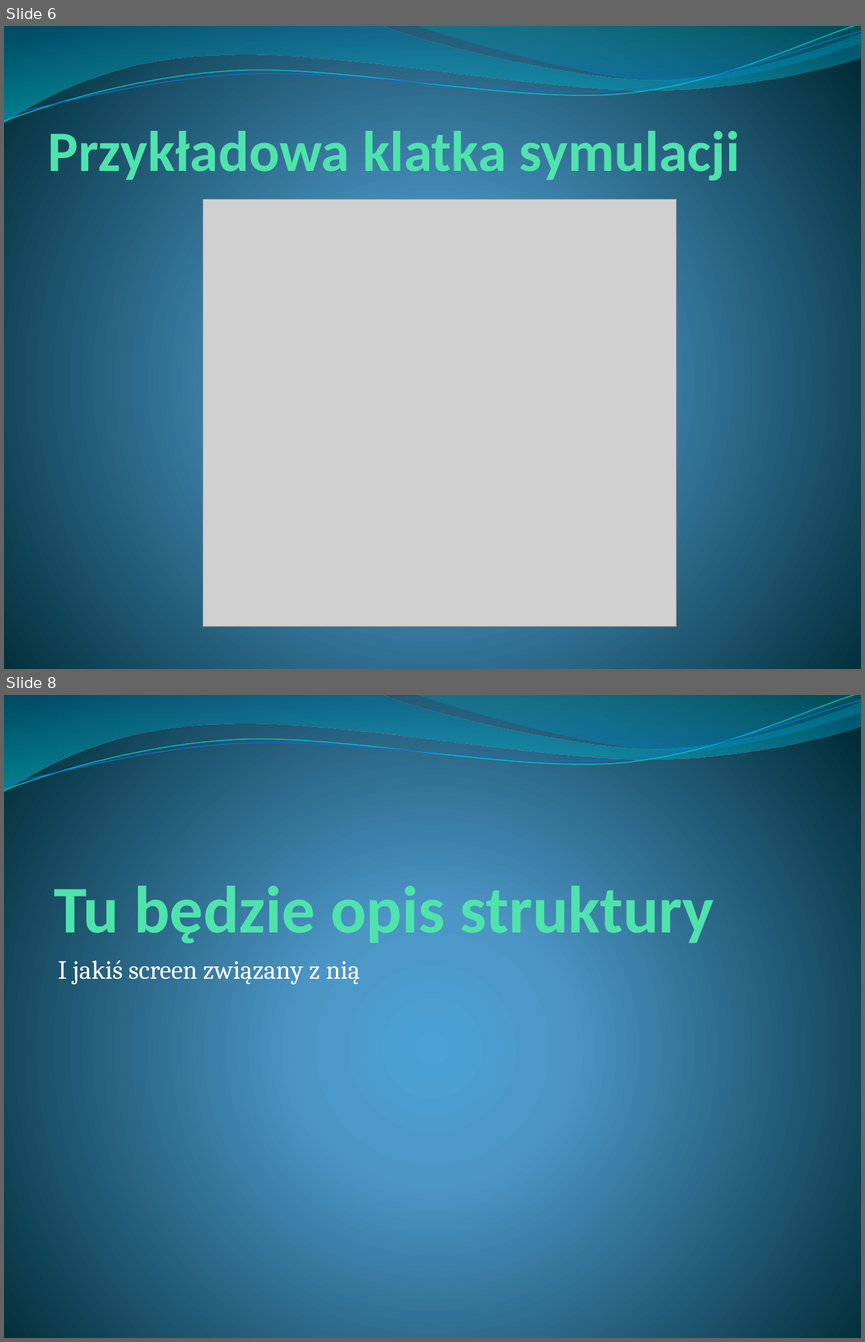
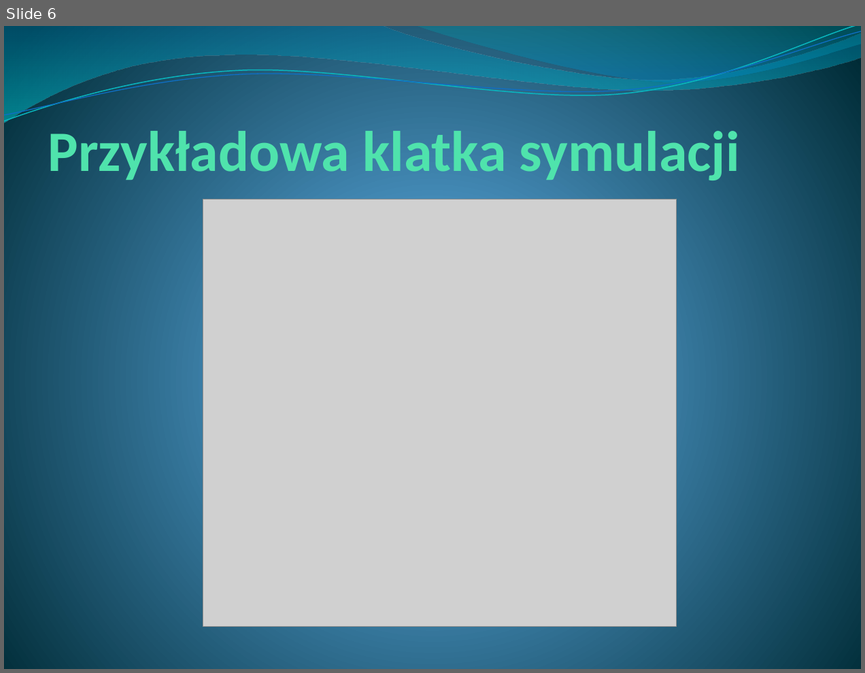
Before and after one commit to styczen/AP_Radar, a slide deck: prezentacja.pptx. Shown one above the other, each under a label of ours: slides 6 and 8 before the commit, slide 6 after it; the slides between them are not shown. The pictures are 865x1342 and 865x673 pixels, drawn with LibreOffice and Linux fonts; fonts in the diff are those of the drawing; grey boxes stand for pictures. Boxes give left, top, right and bottom in pixels: in the first picture for what was removed or moved away, otherwise in the second. Text is boxed around its words. In the diff, an @@ line names an element or a change of style, - is before the commit and + after.

```diff
--- a/prezentacja.pptx
+++ b/prezentacja.pptx
@@ slide 8 removed at bbox=[4, 695, 861, 1338], background gradient #4AA0D6 to #4C98C7 to #002C38; not listed: 4 template elements that a slide beside it also shows @@
@@ title removed at bbox=[54, 877, 714, 943] @@
-Tu będzie opis struktury
@@ text removed at bbox=[58, 960, 360, 985] @@
-I jakiś screen związany z nią
```
Also in this commit, not shown: 2 slides changed, 4 slides added, 2 other slides removed, 3 other files.
